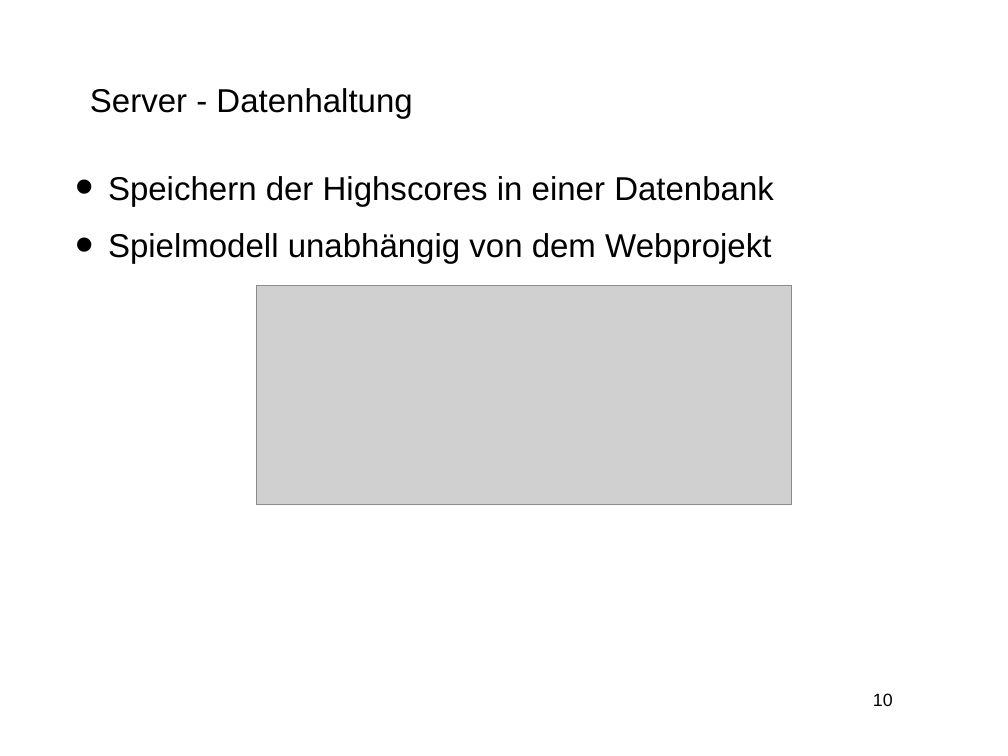
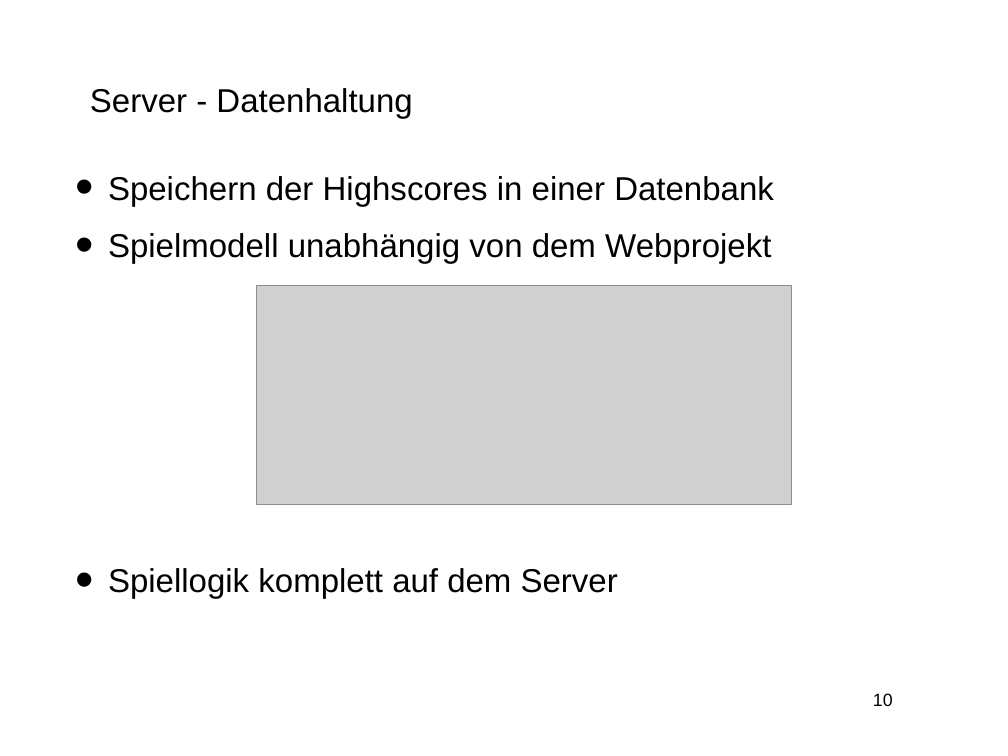
Before and after one commit to 4x4is18/Schiffeversenken, a slide deck: slide 10 of Präsentationen/Abschlusspräsentation/folien.odp. Drawn at 1008x756 pixels with LibreOffice and Linux fonts; fonts in the diff are those of the drawing; grey boxes stand for pictures; background and template pictures are left out. Boxes give left, top, right and bottom in pixels: in the first picture for what was removed or moved away, otherwise in the second. Text is boxed around its words. In the diff, an @@ line names an element or a change of style, - is before the commit and + after.

```diff
--- a/Präsentationen/Abschlusspräsentation/folien.odp
+++ b/Präsentationen/Abschlusspräsentation/folien.odp
@@ text at <box>108,568,618,599</box>: paragraph added @@
+• Spiellogik komplett auf dem Server
```
Also in this commit, not shown: 11 other slides changed, 2 slides added, 2 slides removed, 1 other file.
